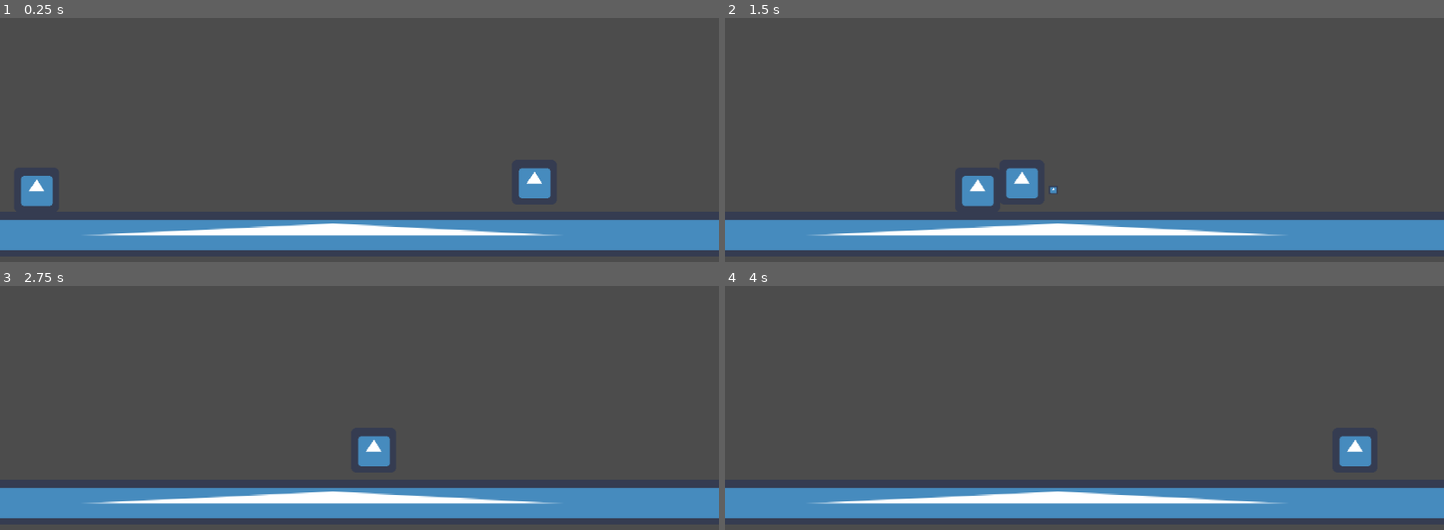
Above: before the commit, frames 1-4 (two rows, left to right).
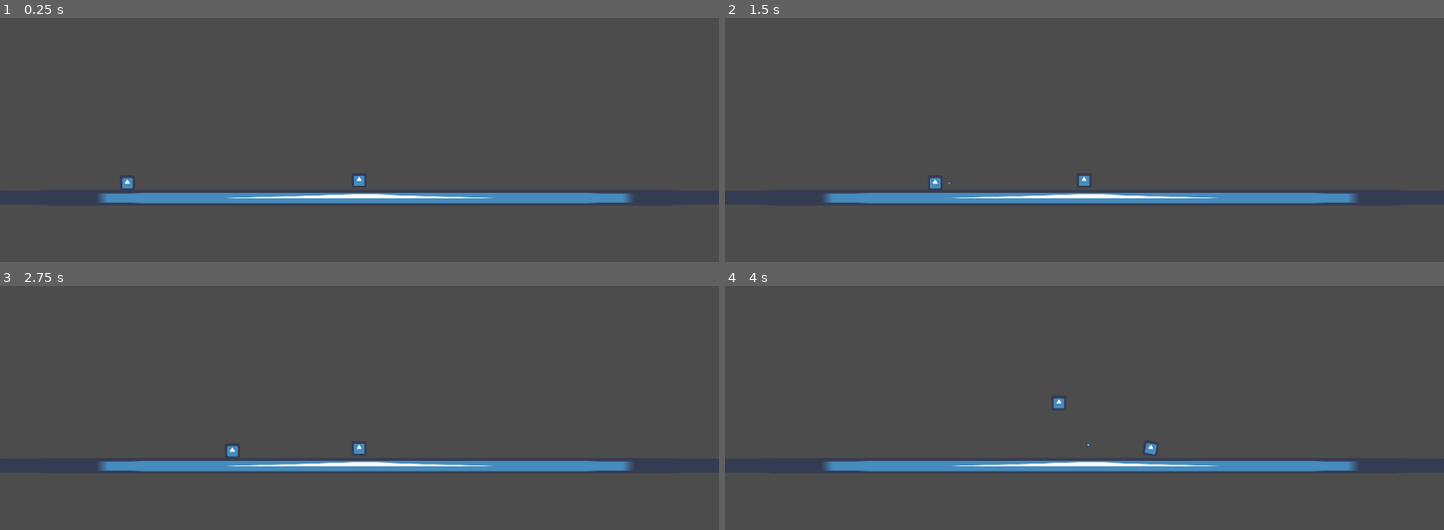
Above: after the commit, the same moments.

Repository: Haerezis/gmtk-gamejam-2022
Game: Godot game, scene res://entities/test_stuff/TestWorld.tscn
Two runs of this game, one before a commit and one after it. Both use one fixed random seed, a clock stepped at 60 frames per second and the inputs below. This scene is started directly instead of the project's main scene. The engine's default icon, where the game draws it, is replaced by a stand-in: a white triangle on a blue panel in a dark square.
Inputs:
- Up to frame 1 (0.25 s): no input
- Up to frame 2 (1.5 s): hold J (shoot) 0.53-1.28 s; hold D (right) from 0.53 s (still down); tap Space (jump) at 0.77 s; tap J (shoot) at 1.35 s
- Up to frame 3 (2.75 s): tap Space (jump) at 1.52 s; release D (right) at 2.03 s; hold A (left) from 2.03 s (still down); hold J (shoot) from 2.03 s (still down)
- Up to frame 4 (4 s): release A (left) at 2.78 s; release J (shoot) at 2.78 s; hold D (right) from 2.78 s (still down); tap J (shoot) at 2.85 s; tap Space (jump) at 3.02, 3.77 s; hold J (shoot) from 3.53 s (still down)

The runs differ from the first frame. In frame 1, 17% of the frame differs, in the area x 0-100%, y 61-96%; in frame 2, 17%; in frame 3, 16%; in frame 4, 16%.

Commit message:
centaur(not complete)

Diff:
--- /dev/null
+++ b/entities/Ennemy/Centaur/Centaur.gd
@@ -0,0 +1,98 @@
+extends KinematicBody2D
+
+var hp = 10
+
+enum {IDLE, MOVE, CHANGE, CHARGE, DASH}
+const SPEED = 200
+
+var currentState = MOVE
+var direction = Vector2.RIGHT
+
+onready var animPlayer = get_node("AnimationPlayer")
+
+export var maxDistance = 400
+
+func _ready():
+
+	$Hurtbox.connect("damage", self, "get_hit")
+	$IFrameTimer.connect("timeout", self, "breakInvincible")
+
+func _process(delta):
+	if checkPlayer():
+		currentState = CHARGE
+
+	match currentState:
+		IDLE:
+			idle()
+		MOVE:
+			move(delta)
+		CHANGE:
+			newDirection()
+		CHARGE:
+			charge()
+		DASH:
+			dash(delta)
+
+func randomise(array : Array):
+	array.shuffle()
+	return array.front()
+
+func idle():
+	animPlayer.play("IDLE")
+	yield(get_tree().create_timer(3.0), "timeout")
+
+	currentState = MOVE
+
+func move(delta):
+
+	for i in 3:
+		position += direction * SPEED * delta / 2
+		animPlayer.play("MOVE")
+
+	currentState = CHANGE
+
+func newDirection():
+	direction = randomise([Vector2.RIGHT, Vector2.LEFT])
+	currentState = IDLE
+
+	$RayCast2D.cast_to = direction * 400
+
+var charging = false
+export var chargeTime = 2.0
+
+func charge():
+	charging = true
+	animPlayer.play("CHARGE")
+	yield(get_tree().create_timer(chargeTime), "timeout")
+	currentState = DASH
+
+func dash(delta):
+
+	for i in 3:
+		position += direction * SPEED * delta * 2
+
+
+	currentState = IDLE
+	charging = false
+
+func checkPlayer():
+	return $RayCast2D.is_colliding()
+
+var invincible = false
+export var iframeTime = 1.0
+
+func get_hit(damage):
+	if not invincible:
+		invincible = true
+		$IFrameTimer.wait_time = iframeTime
+		$IFrameTimer.start()
+
+		hp -= damage
+
+		print("oof" + String(hp))
+
+		if not hp > 0:
+			queue_free()
+
+func breakInvincible():
+	invincible = false
--- /dev/null
+++ b/entities/Ennemy/Centaur/Centaur.tscn
@@ -0,0 +1,226 @@
+[gd_scene load_steps=13 format=2]
+
+[ext_resource path="res://icon.png" type="Texture" id=1]
+[ext_resource path="res://entities/Ennemy/Centaur/Centaur.gd" type="Script" id=2]
+[ext_resource path="res://entities/Hitbox/Hitbox.tscn" type="PackedScene" id=3]
+[ext_resource path="res://entities/Hurtbox/Hurtbox.tscn" type="PackedScene" id=4]
+
+[sub_resource type="RectangleShape2D" id=1]
+extents = Vector2( 32, 32 )
+
+[sub_resource type="Animation" id=2]
+resource_name = "CHARGE"
+tracks/0/type = "value"
+tracks/0/path = NodePath("Sprite:rotation_degrees")
+tracks/0/interp = 1
+tracks/0/loop_wrap = true
+tracks/0/imported = false
+tracks/0/enabled = false
+tracks/0/keys = {
+"times": PoolRealArray( 0 ),
+"transitions": PoolRealArray( 1 ),
+"update": 0,
+"values": [ 10.0 ]
+}
+tracks/1/type = "value"
+tracks/1/path = NodePath("Sprite:scale")
+tracks/1/interp = 1
+tracks/1/loop_wrap = true
+tracks/1/imported = false
+tracks/1/enabled = true
+tracks/1/keys = {
+"times": PoolRealArray( 0, 0.5 ),
+"transitions": PoolRealArray( 1, 1 ),
+"update": 0,
+"values": [ Vector2( 1, 1 ), Vector2( 1, 0.8 ) ]
+}
+tracks/2/type = "value"
+tracks/2/path = NodePath("Sprite:modulate")
+tracks/2/interp = 1
+tracks/2/loop_wrap = true
+tracks/2/imported = false
+tracks/2/enabled = true
+tracks/2/keys = {
+"times": PoolRealArray( 0, 1 ),
+"transitions": PoolRealArray( 1, 1 ),
+"update": 0,
+"values": [ Color( 1, 1, 1, 1 ), Color( 1, 0, 0, 1 ) ]
+}
+
+[sub_resource type="Animation" id=6]
+resource_name = "DASH"
+tracks/0/type = "value"
+tracks/0/path = NodePath("Sprite:modulate")
+tracks/0/interp = 1
+tracks/0/loop_wrap = true
+tracks/0/imported = false
+tracks/0/enabled = true
+tracks/0/keys = {
+"times": PoolRealArray( 0 ),
+"transitions": PoolRealArray( 1 ),
+"update": 0,
+"values": [ Color( 1, 0, 0, 1 ) ]
+}
+tracks/1/type = "value"
+tracks/1/path = NodePath("Sprite:rotation_degrees")
+tracks/1/interp = 1
+tracks/1/loop_wrap = true
+tracks/1/imported = false
+tracks/1/enabled = true
+tracks/1/keys = {
+"times": PoolRealArray( 0 ),
+"transitions": PoolRealArray( 1 ),
+"update": 0,
+"values": [ 20.0 ]
+}
+
+[sub_resource type="Animation" id=3]
+resource_name = "IDLE"
+tracks/0/type = "value"
+tracks/0/path = NodePath("Sprite:rotation_degrees")
+tracks/0/interp = 1
+tracks/0/loop_wrap = true
+tracks/0/imported = false
+tracks/0/enabled = true
+tracks/0/keys = {
+"times": PoolRealArray( 0 ),
+"transitions": PoolRealArray( 1 ),
+"update": 0,
+"values": [ 0.0 ]
+}
+tracks/1/type = "value"
+tracks/1/path = NodePath("Sprite:scale")
+tracks/1/interp = 1
+tracks/1/loop_wrap = true
+tracks/1/imported = false
+tracks/1/enabled = true
+tracks/1/keys = {
+"times": PoolRealArray( 0 ),
+"transitions": PoolRealArray( 1 ),
+"update": 0,
+"values": [ Vector2( 1, 1 ) ]
+}
+tracks/2/type = "value"
+tracks/2/path = NodePath("Sprite:modulate")
+tracks/2/interp = 1
+tracks/2/loop_wrap = true
+tracks/2/imported = false
+tracks/2/enabled = true
+tracks/2/keys = {
+"times": PoolRealArray( 0 ),
+"transitions": PoolRealArray( 1 ),
+"update": 0,
+"values": [ Color( 1, 1, 1, 1 ) ]
+}
+
+[sub_resource type="Animation" id=4]
+resource_name = "MOVE"
+tracks/0/type = "value"
+tracks/0/path = NodePath("Sprite:rotation_degrees")
+tracks/0/interp = 1
+tracks/0/loop_wrap = true
+tracks/0/imported = false
+tracks/0/enabled = true
+tracks/0/keys = {
+"times": PoolRealArray( 0 ),
+"transitions": PoolRealArray( 1 ),
+"update": 0,
+"values": [ 10.0 ]
+}
+tracks/1/type = "value"
+tracks/1/path = NodePath("Sprite:modulate")
+tracks/1/interp = 1
+tracks/1/loop_wrap = true
+tracks/1/imported = false
+tracks/1/enabled = true
+tracks/1/keys = {
+"times": PoolRealArray( 0 ),
+"transitions": PoolRealArray( 1 ),
+"update": 0,
+"values": [ Color( 1, 1, 1, 1 ) ]
+}
+
+[sub_resource type="Animation" id=5]
+length = 0.001
+tracks/0/type = "value"
+tracks/0/path = NodePath("Sprite:rotation_degrees")
+tracks/0/interp = 1
+tracks/0/loop_wrap = true
+tracks/0/imported = false
+tracks/0/enabled = true
+tracks/0/keys = {
+"times": PoolRealArray( 0 ),
+"transitions": PoolRealArray( 1 ),
+"update": 0,
+"values": [ 0.0 ]
+}
+tracks/1/type = "value"
+tracks/1/path = NodePath("Sprite:scale")
+tracks/1/interp = 1
+tracks/1/loop_wrap = true
+tracks/1/imported = false
+tracks/1/enabled = true
+tracks/1/keys = {
+"times": PoolRealArray( 0 ),
+"transitions": PoolRealArray( 1 ),
+"update": 0,
+"values": [ Vector2( 1, 1 ) ]
+}
+tracks/2/type = "value"
+tracks/2/path = NodePath("Sprite:modulate")
+tracks/2/interp = 1
+tracks/2/loop_wrap = true
+tracks/2/imported = false
+tracks/2/enabled = true
+tracks/2/keys = {
+"times": PoolRealArray( 0 ),
+"transitions": PoolRealArray( 1 ),
+"update": 0,
+"values": [ Color( 1, 0, 0, 1 ) ]
+}
+
+[sub_resource type="CircleShape2D" id=7]
+radius = 48.3735
+
+[sub_resource type="RectangleShape2D" id=8]
+extents = Vector2( 33, 32 )
+
+[node name="Centaur" type="KinematicBody2D"]
+script = ExtResource( 2 )
+
+[node name="Sprite" type="Sprite" parent="."]
+modulate = Color( 1, 0, 0, 1 )
+texture = ExtResource( 1 )
+
+[node name="CollisionShape2D" type="CollisionShape2D" parent="."]
+visible = false
+shape = SubResource( 1 )
+
+[node name="RayCast2D" type="RayCast2D" parent="."]
+enabled = true
+cast_to = Vector2( 400, 0 )
+collision_mask = 2
+collide_with_areas = true
+
+[node name="AnimationPlayer" type="AnimationPlayer" parent="."]
+anims/CHARGE = SubResource( 2 )
+anims/DASH = SubResource( 6 )
+anims/IDLE = SubResource( 3 )
+anims/MOVE = SubResource( 4 )
+anims/RESET = SubResource( 5 )
+
+[node name="Hitbox" parent="." instance=ExtResource( 3 )]
+collision_mask = 2
+
+[node name="CollisionShape2D" parent="Hitbox" index="0"]
+shape = SubResource( 7 )
+
+[node name="Hurtbox" parent="." instance=ExtResource( 4 )]
+
+[node name="CollisionShape2D" parent="Hurtbox" index="0"]
+shape = SubResource( 8 )
+
+[node name="IFrameTimer" type="Timer" parent="."]
+
+[editable path="Hitbox"]
+[editable path="Hurtbox"]
--- a/entities/test_stuff/TestWorld.tscn
+++ b/entities/test_stuff/TestWorld.tscn
@@ -2,19 +2,16 @@
 
 [ext_resource path="res://icon.png" type="Texture" id=1]
 [ext_resource path="res://entities/Player/player.tscn" type="PackedScene" id=2]
-[ext_resource path="res://entities/Ennemy/prototype/Prototype.tscn" type="PackedScene" id=3]
+[ext_resource path="res://entities/Ennemy/Centaur/Centaur.tscn" type="PackedScene" id=4]
 
 [sub_resource type="RectangleShape2D" id=1]
 extents = Vector2( 28.5, 30 )
 
 [node name="TestWorld" type="Node2D"]
 
-[node name="EnemyPrototype" parent="." instance=ExtResource( 3 )]
-position = Vector2( 836, 454 )
-
 [node name="StaticBody2D" type="StaticBody2D" parent="."]
-position = Vector2( 459, 528 )
-scale = Vector2( 30, 1 )
+position = Vector2( 0, 528 )
+scale = Vector2( 50, 1 )
 __meta__ = {
 "_edit_group_": true
 }
@@ -27,7 +24,14 @@
 shape = SubResource( 1 )
 
 [node name="Player" parent="." instance=ExtResource( 2 )]
-position = Vector2( 52, 358 )
+position = Vector2( -992, 386 )
 jump = 10
 
 [node name="Bullets" type="Node2D" parent="."]
+
+[node name="Centaur" parent="." instance=ExtResource( 4 )]
+position = Vector2( -7, 454 )
+
+[node name="Camera2D" type="Camera2D" parent="."]
+current = true
+zoom = Vector2( 3, 3 )
